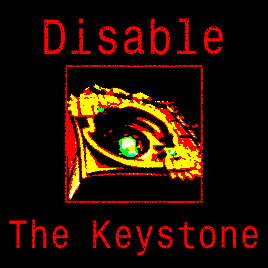
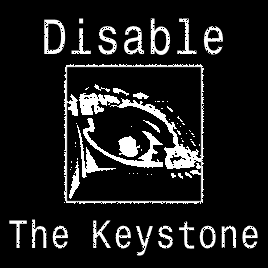
Two versions of the same layered image (268x268). Layer-by-layer changes:
painted on "KeystoneIcon" over [64, 82, 204, 204]
